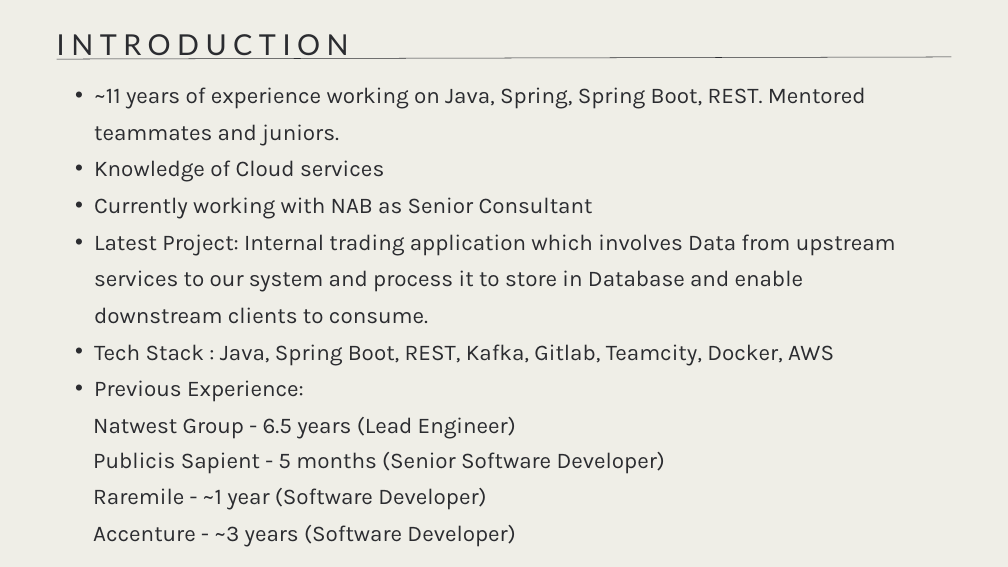
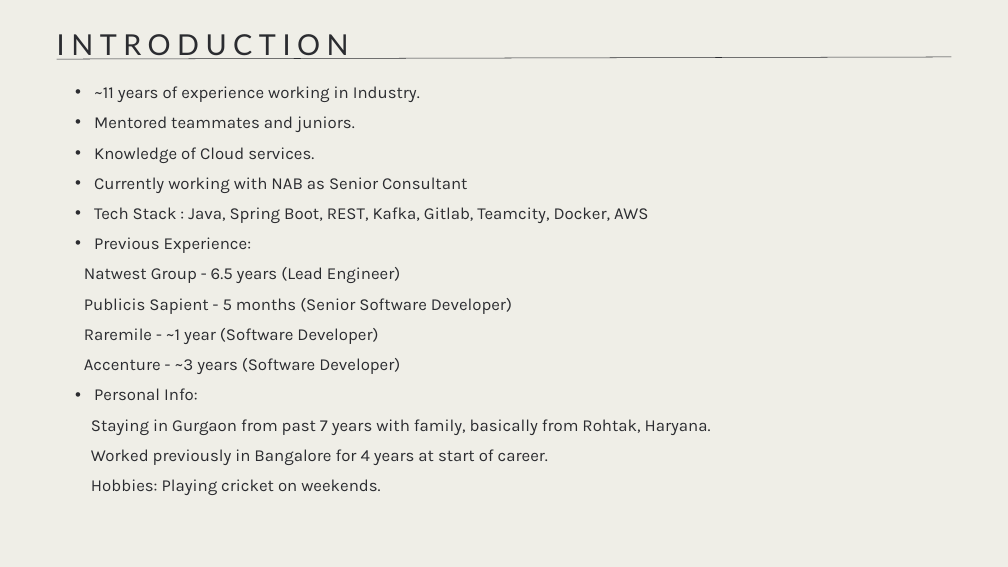
Before and after one commit to amanjot-singh10/intuit-rate-limiter, a slide deck: slide 3 of Intuit_Rate_Limiter_Craft_Demo.pptx. Drawn at 1008x567 pixels with LibreOffice and Linux fonts; fonts in the diff are those of the drawing. Boxes give left, top, right and bottom in pixels: in the first picture for what was removed or moved away, otherwise in the second. Text is boxed around its words. In the diff, an @@ line names an element or a change of style, - is before the commit and + after.

Commit message:
updated ppt

```diff
--- a/Intuit_Rate_Limiter_Craft_Demo.pptx
+++ b/Intuit_Rate_Limiter_Craft_Demo.pptx
@@ text at [94, 86, 420, 163]: text changed; size 32.1 to 24 pt @@
-  • ~11 years of experience working on Java, Spring, Spring Boot, REST. Mentored teammates and juniors.
-  • Knowledge of Cloud services
+  • ~11 years of experience working in Industry.
+  • Mentored teammates and juniors.
+  • Knowledge of Cloud services.
@@ text at [84, 177, 648, 374]: size 32.1 to 24 pt in "Currently working with NAB as Senior Consultant", "Tech Stack : Java, Spring Boot, REST, ...", "Previous Experience:", "Natwest Group - 6.5 years (Lead Engineer)" and 3 more places; line spacing 52.3pt to 1.5; line spacing 49.7pt to 1.5 @@
@@ text at [94, 234, 896, 324]: paragraph removed @@
-  • Latest Project: Internal trading application which involves Data from upstream services to our system and process it to store in Database and enable downstream clients to consume.
@@ text at [91, 388, 711, 495]: paragraphs added @@
+  • Personal Info:
+  Staying in Gurgaon from past 7 years with family, basically from Rohtak, Haryana.
+  Worked previously in Bangalore for 4 years at start of career.
+  Hobbies: Playing cricket on weekends.
```
Also in this commit, not shown: 1 slide added.
